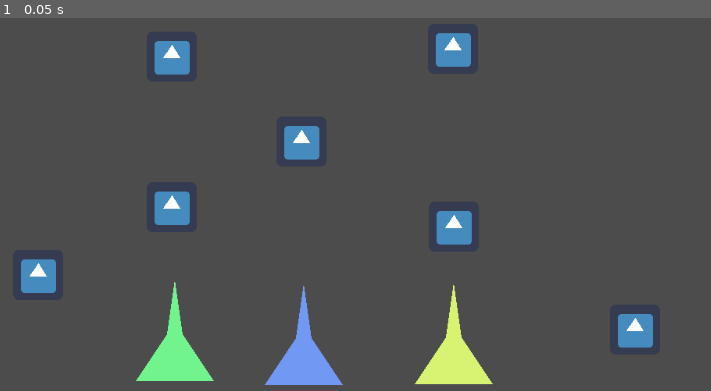
Above: before the commit, frame 1.
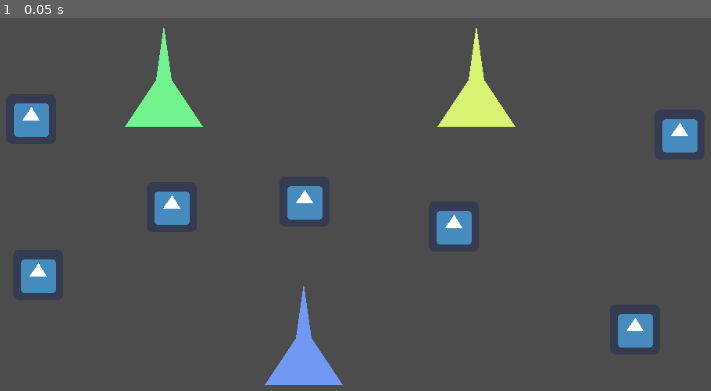
Above: after the commit, the same moment.

Repository: outerspace-probes/vcstest
Game: Godot game, scene res://Main.tscn
Same seed, same stepped clock (60 frames per second), same inputs: the game is played once before the commit and once after it. The engine's default icon, where the game draws it, is replaced by a stand-in: a white triangle on a blue panel in a dark square.
Inputs:
- Up to frame 1 (0.05 s): no input

The runs differ from the first frame. In frame 1, 6.6% of the frame differs, in the area x 1-99%, y 2-99%.

Commit message:
more level

Diff:
--- a/Main.tscn
+++ b/Main.tscn
@@ -17,7 +17,7 @@
 texture = ExtResource( 1 )
 
 [node name="Player4" type="Sprite" parent="."]
-position = Vector2( 446, 229 )
+position = Vector2( 100, 200 )
 texture = ExtResource( 1 )
 
 [node name="Player5" type="Sprite" parent="."]
@@ -25,15 +25,15 @@
 texture = ExtResource( 1 )
 
 [node name="Player6" type="Sprite" parent="."]
-position = Vector2( 640, 110 )
+position = Vector2( 450, 306 )
 texture = ExtResource( 1 )
 
 [node name="Player7" type="Sprite" parent="."]
-position = Vector2( 280, 120 )
+position = Vector2( 930, 220 )
 texture = ExtResource( 1 )
 
 [node name="Polygon2D" type="Polygon2D" parent="."]
-position = Vector2( 284, 466 )
+position = Vector2( 270, 140 )
 color = Color( 0.447059, 0.956863, 0.560784, 1 )
 polygon = PoolVector2Array( -50, 70, 50, 70, 10, 10, 0, -60, -10, 10 )
 
@@ -43,6 +43,6 @@
 polygon = PoolVector2Array( -50, 70, 50, 70, 10, 10, 0, -60, -10, 10 )
 
 [node name="Polygon2D3" type="Polygon2D" parent="."]
-position = Vector2( 641, 470 )
+position = Vector2( 670, 140 )
 color = Color( 0.847059, 0.956863, 0.447059, 1 )
 polygon = PoolVector2Array( -50, 70, 50, 70, 10, 10, 0, -60, -10, 10 )
